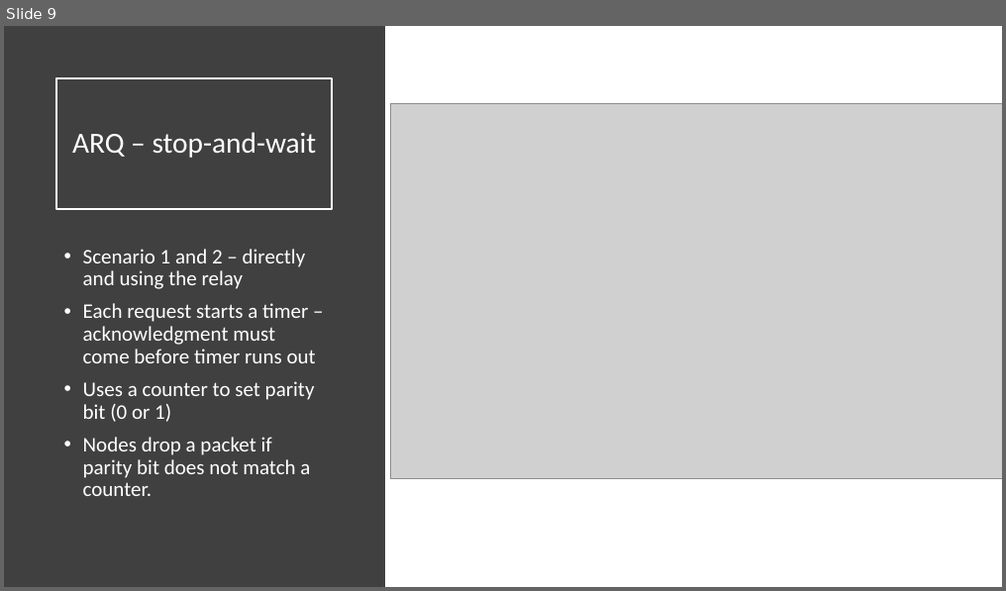
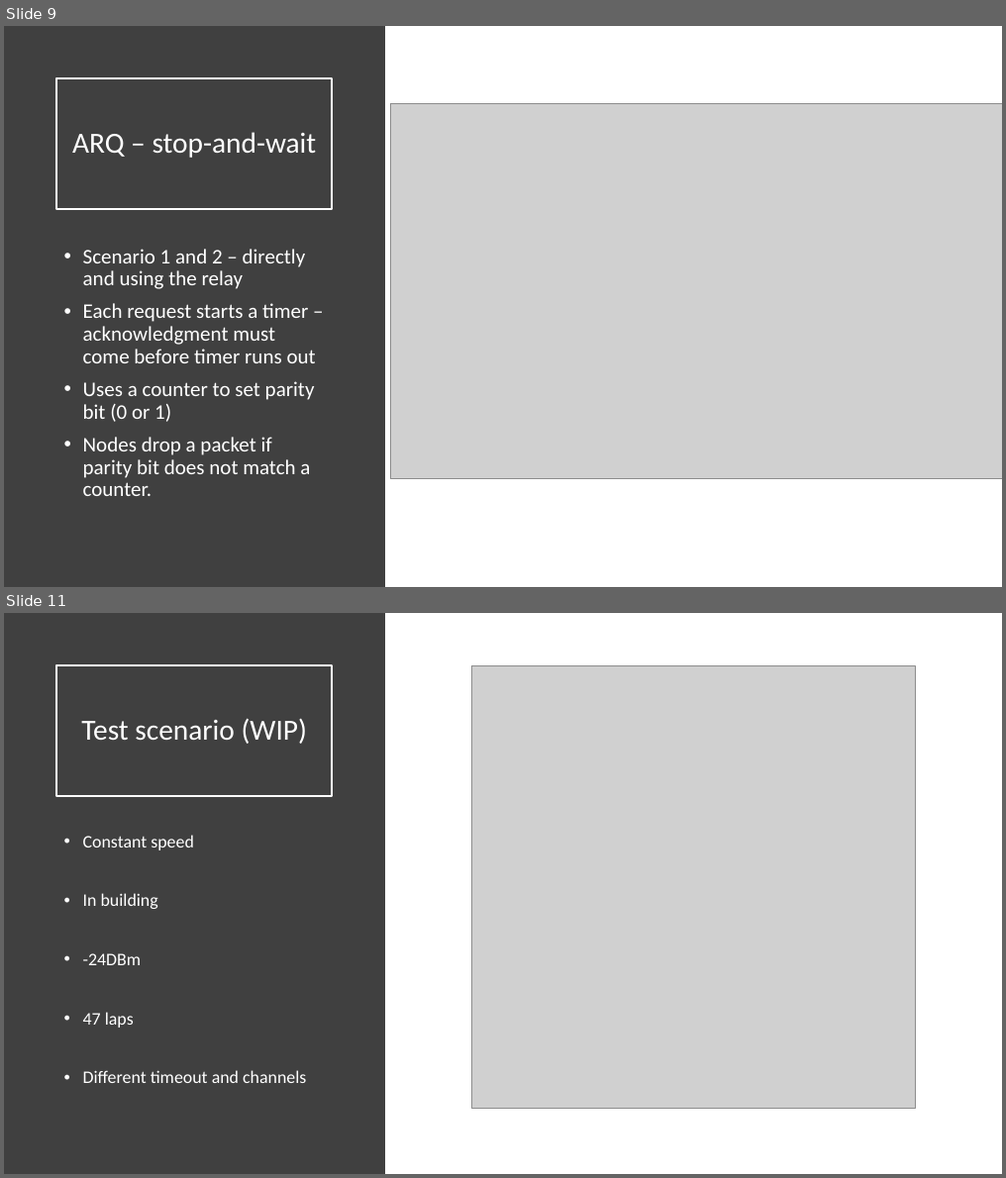
Before and after one commit to entvex/Wireless-Sensor-Networks, a slide deck: Hop or not to hop.pptx. Shown one above the other, each under a label of ours: slide 9 before the commit, slides 9 and 11 after it; the slides between them are not shown. The pictures are 1006x591 and 1006x1178 pixels, drawn with LibreOffice and Linux fonts; fonts in the diff are those of the drawing; grey boxes stand for pictures. Boxes give left, top, right and bottom in pixels: in the first picture for what was removed or moved away, otherwise in the second. Text is boxed around its words. In the diff, an @@ line names an element or a change of style, - is before the commit and + after.

```diff
--- a/Hop or not to hop.pptx
+++ b/Hop or not to hop.pptx
@@ slide 11 added at [4,613,1002,1174], background #FFFFFF @@
@@ rectangle added at [4,613,385,1174], fill #404040 @@
@@ title added at [56,665,332,796], outline #FFFFFF 1.5 pt, 28 pt, text #FFFFFF @@
+Test scenario (WIP)
@@ picture added at [472,665,915,1109] @@
@@ text added at [83,835,306,1083], 17 pt, text #FFFFFF @@
+• Constant speed
+• In building
+• -24DBm
+• 47 laps
+• Different timeout and channels
```
Also in this commit, not shown: 3 slides changed, 1 other file.
